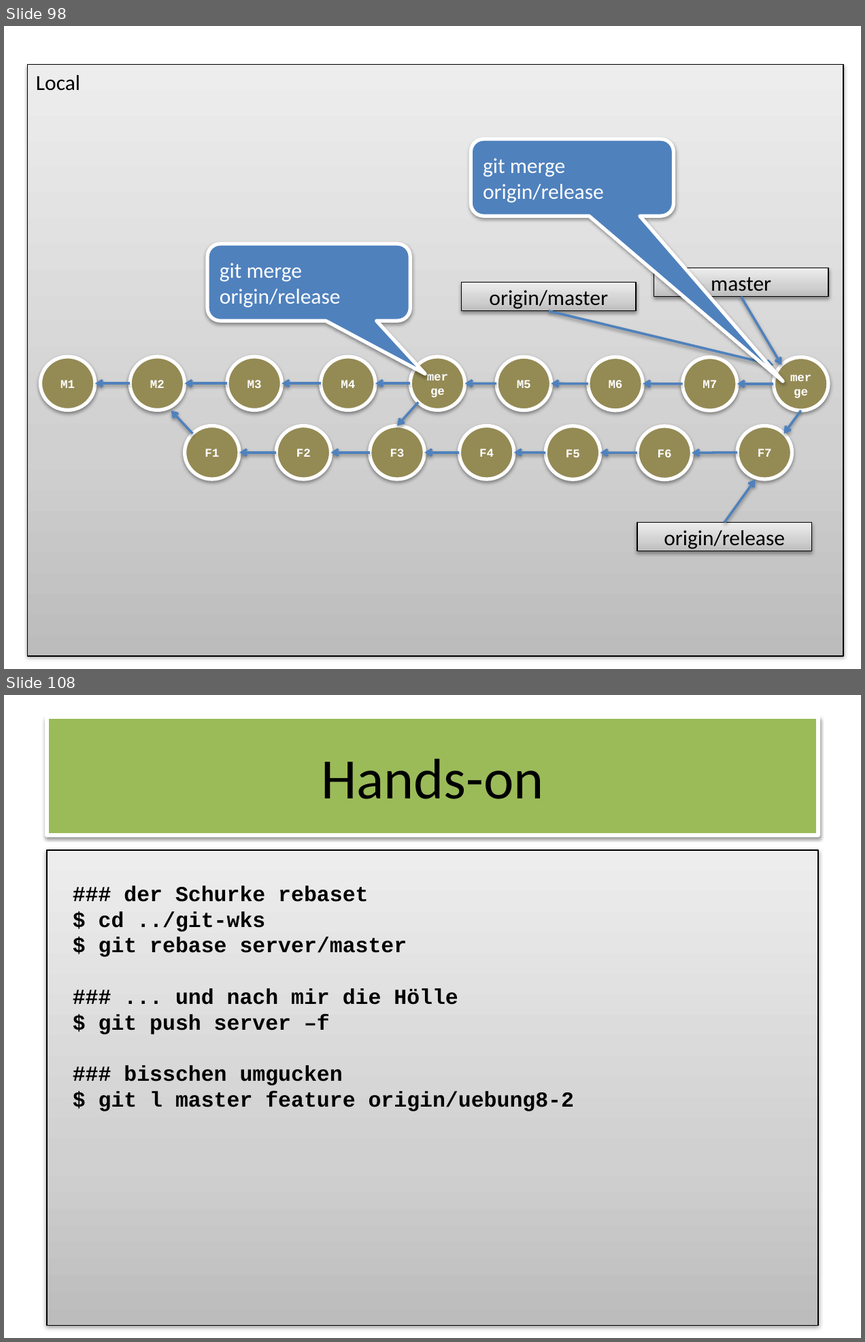
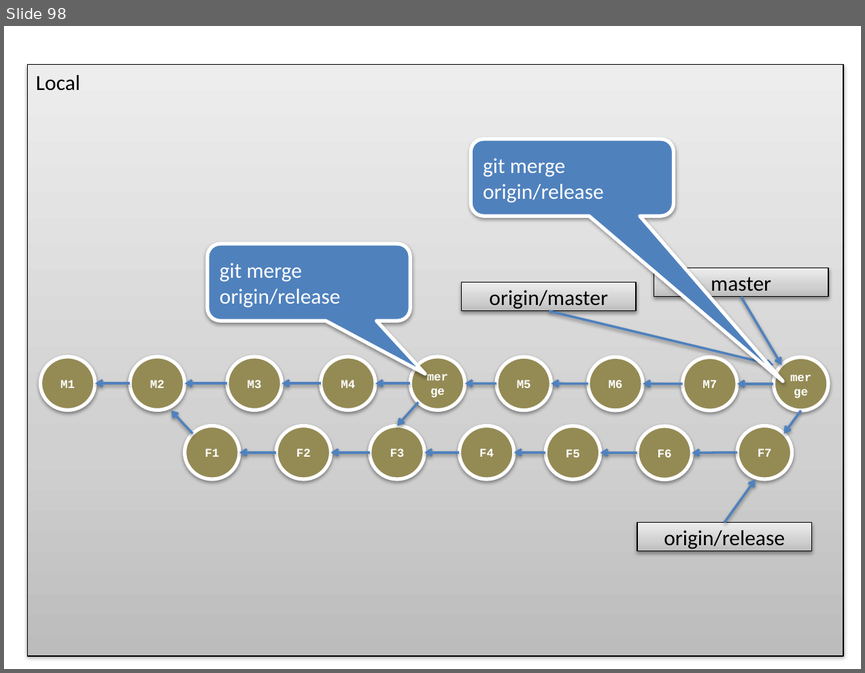
Before and after one commit to owidder/git-wks, a slide deck: git-wks.pptx. Shown one above the other, each under a label of ours: slides 98 and 108 before the commit, slide 98 after it; the slides between them are not shown. The pictures are 865x1342 and 865x673 pixels, drawn with LibreOffice and Linux fonts; fonts in the diff are those of the drawing. Boxes give left, top, right and bottom in pixels: in the first picture for what was removed or moved away, otherwise in the second. Text is boxed around its words. In the diff, an @@ line names an element or a change of style, - is before the commit and + after.

```diff
--- a/git-wks.pptx
+++ b/git-wks.pptx
@@ slide 108 removed at [4, 695, 861, 1338], background #FFFFFF @@
@@ rectangle removed at [47, 717, 818, 834] @@
-Hands-on
@@ rectangle removed at [47, 850, 818, 1325] @@
@@ text removed at [99, 885, 574, 1111] @@
-### der Schurke rebaset
-$ cd ../git-wks
-$ git rebase server/master
-### ... und nach mir die Hölle
-$ git push server –f
-### bisschen umgucken
-$ git l master feature origin/uebung8-2
```
Also in this commit, not shown: 34 other slides removed, 1 other file.
